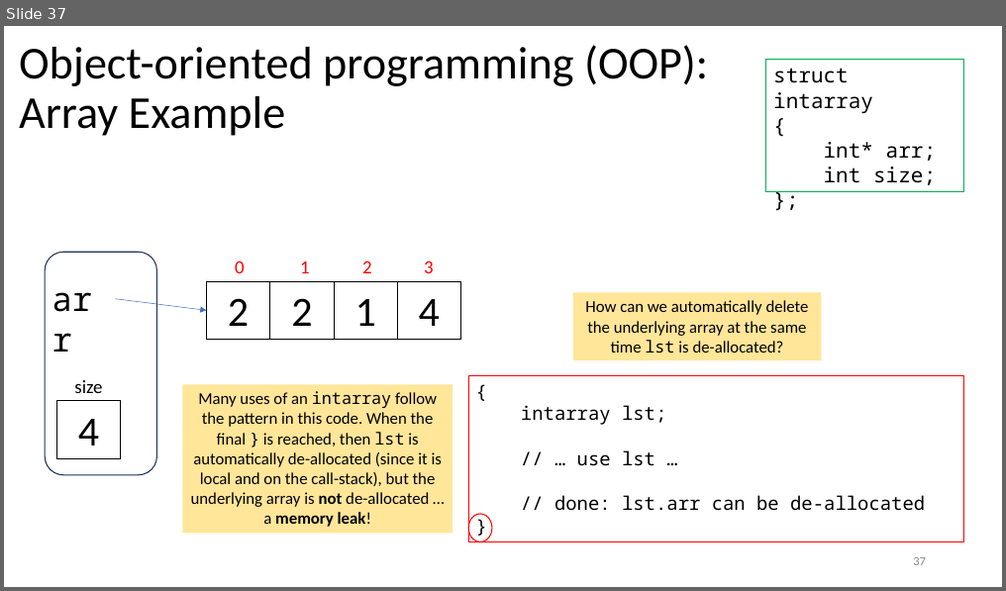
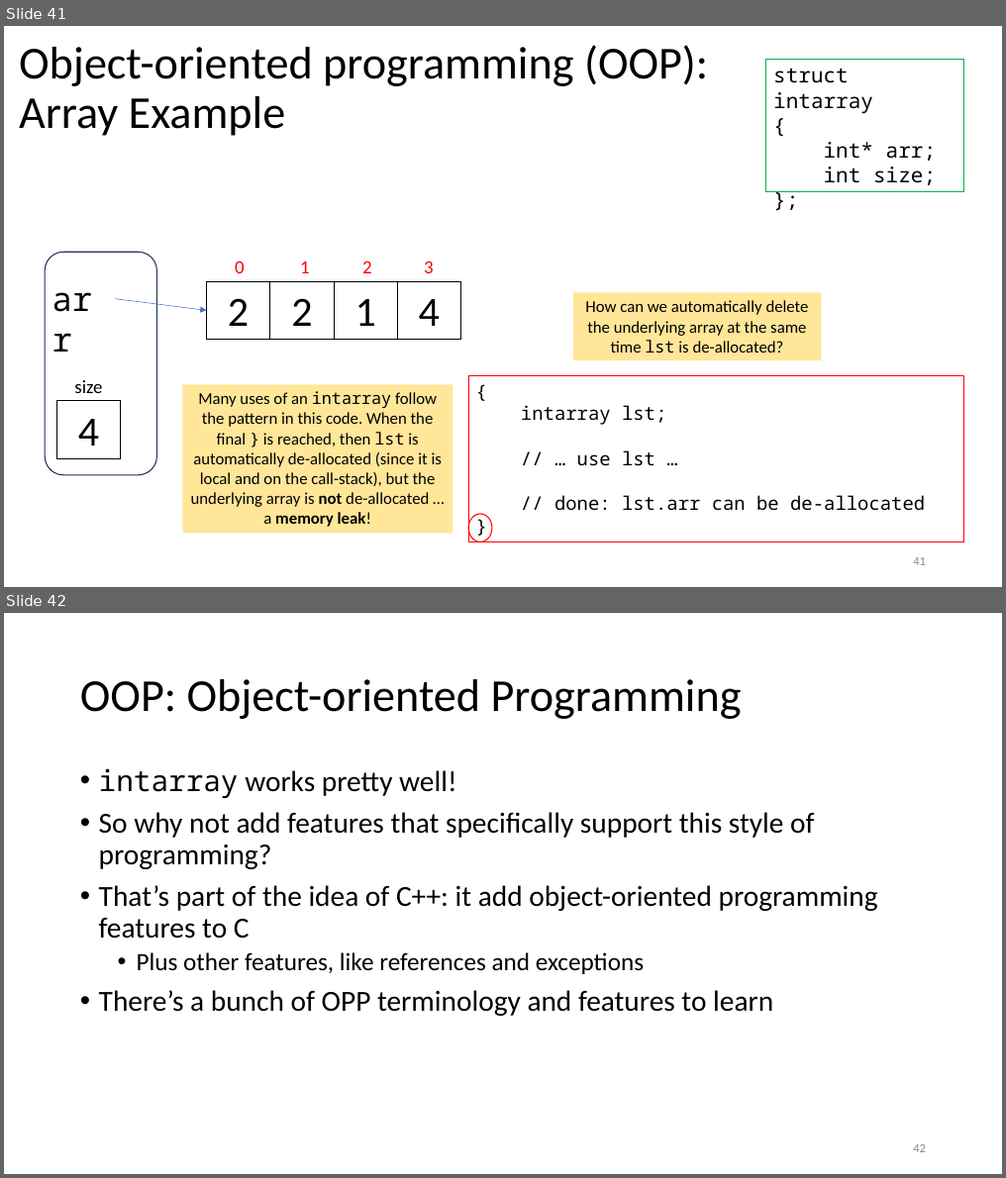
Before and after one commit to tjd1234/cmpt135spring2024, a slide deck: sample_code/week4/week4_cmpt135.pptx. Shown one above the other, each under a label of ours: slide 37 before the commit, slides 41 and 42 after it. The pictures are 1006x591 and 1006x1178 pixels, drawn with LibreOffice and Linux fonts; fonts in the diff are those of the drawing. Boxes give left, top, right and bottom in pixels: in the first picture for what was removed or moved away, otherwise in the second. Text is boxed around its words. In the diff, an @@ line names an element or a change of style, - is before the commit and + after.

```diff
--- a/sample_code/week4/week4_cmpt135.pptx
+++ b/sample_code/week4/week4_cmpt135.pptx
@@ slide 42 added at [4,613,1002,1174], background #FFFFFF @@
@@ title added at [80,679,742,719], 44 pt, text #000000 @@
+OOP: Object-oriented Programming
@@ text added at [99,768,878,1016], 28 pt, text #000000 @@
+• intarray works pretty well!
+• So why not add features that specifically support this style of programming?
+• That’s part of the idea of C++: it add object-oriented programming features to C
+  • Plus other features, like references and exceptions
+• There’s a bunch of OPP terminology and features to learn
@@ page number added at [913,1145,926,1153], 12 pt, text #8C8C8C @@
+42
@@ what was slide 37 is now slide 41 @@
@@ page number at [913,558,926,566]: text changed @@
-37
+41
```
Also in this commit, not shown: 22 slides changed, 33 other slides added, 1 slide removed, 1 other file.
